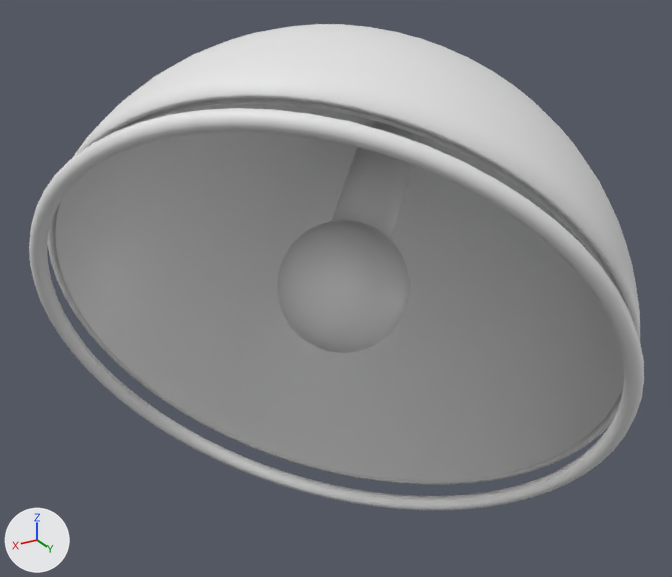
Before and after pictures for a commit that changed the OBJ model ue5/assets/props/dome_lamp_head.obj.
Rendered twice from a 50 mm camera at (41.1, -7.2, 14.7) aimed at (24.0, -35.7, 0.5). Every picture has the same lights, and +X, +Y and +Z are marked at lower left. The older version comes first. Where no turn or scale is listed for an object, it has been applied to the vertices.

Names of what the first picture shows: 'SM_DomeLampHead'.
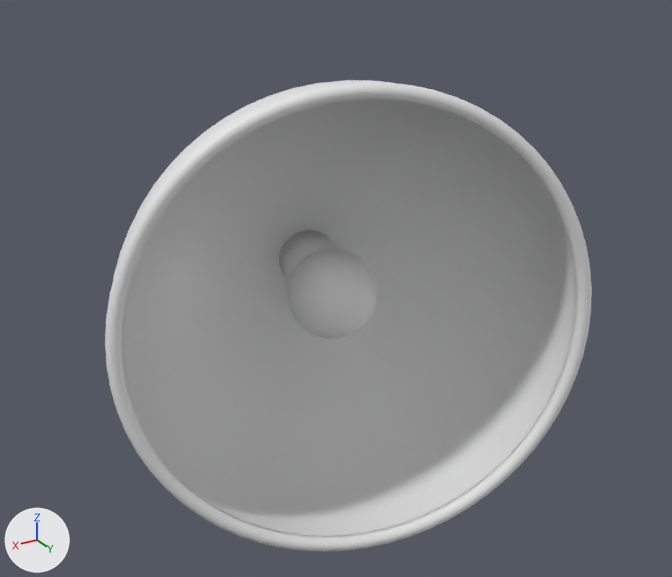
Pixel boxes [x1, y1, x2, y2] of what changed, in the pictures (672 x 577 px; the box of a moved part takes in the faces that stretch with it):
'SM_DomeLampHead', reshaped (21% narrower)
    before: [29, 24, 644, 510]
    after: [105, 80, 592, 552]
part 1 of me_sm_domelamphead, moved or reshaped
    before: [29, 108, 644, 510]
    after: [105, 82, 592, 552]
part 2 of me_sm_domelamphead, added
    after: [287, 248, 378, 339]
part 3 of me_sm_domelamphead, rebuilt (mostly hidden afterwards)
    before: [47, 24, 640, 485]
    after: [113, 80, 576, 536]
part 4 of me_sm_domelamphead, rebuilt
    before: [55, 99, 624, 481]
    after: [122, 100, 576, 536]
part 5 of me_sm_domelamphead, cut back
    before: [277, 124, 415, 353]
    after: [279, 230, 338, 282]

Diff of the bpy script that builds the scene:
```diff
--- a/ue5/assets/props/dome_lamp_head.obj.py
+++ b/ue5/assets/props/dome_lamp_head.obj.py
@@ mat_m_lampinnerrim @@
+mat_m_lampinnerrim = principled_material('M_LampInnerRim')
+mat_m_lampinnerrim.base_color = (0.8, 0.8, 0.8)  # white #e7e7e7
@@ me_sm_domelamphead @@
 # used by ob_sm_domelamphead; location = (0.0, 0.0, 0.0)
-me_sm_domelamphead.from_pydata(...)  # 4511 vertices, 4602 faces; spans x 13.8..34.3, y -45.8..-24.9, z -11.3..10.5
+me_sm_domelamphead.from_pydata(...)  # 4703 vertices, 4794 faces; spans x 16.0..33.5, y -43.4..-29.3, z -8.6..9.0
+# me_sm_domelamphead part 1: the loose piece of 640 vertices spanning x 16.9..34.3, y -43.1..-24.9, z -11.3..9.0 is multiplied about its middle by the matrix ((0.69, -0.348, 0.027), (0.306, 0.575, -0.416), (0.167, 0.382, 0.651)), then moved by (-0.6, 1.8, 1.3), in mat_m_lampinnerrim (white #e7e7e7)
+# me_sm_domelamphead part 2: a new loose piece, a UV sphere (32 segments, 16 rings, poles along y) spanning x 21.9..25.5, y -38.3..-34.7, z -1.9..1.7, in mat_m_lampbulb (white #e7e7e7)
+# me_sm_domelamphead part 3: the loose piece of 2050 vertices spanning x 13.8..33.4, y -45.8..-25.7, z -10.7..10.5 is rebuilt with 2178 vertices and now spans x 16.0..33.3, y -41.8..-29.7, z -8.5..8.8
+# me_sm_domelamphead part 4: the loose piece of 1025 vertices spanning x 14.1..33.2, y -45.4..-26.0, z -10.3..10.2 is rebuilt with 1089 vertices and now spans x 16.4..32.9, y -41.5..-29.8, z -8.2..8.5
+# me_sm_domelamphead part 5: 1 vertex moved within x 22.8, y -37.8, z -1.3; 529 vertices removed from x 17.1..26.1, y -42.0..-33.4, z -2.2..5.3; 47 vertices added at x 21.1..24.5, y -41.2..-37.6, z -1.6..1.1
+# other edits to the shape of me_sm_domelamphead do not show in these pictures
 me_sm_domelamphead.materials.append(mat_m_lampmetal)
@@ me_sm_domelamphead @@
 me_sm_domelamphead.materials.append(mat_m_lampbulb)
+me_sm_domelamphead.materials.append(mat_m_lampinnerrim)  # white #e7e7e7
```
